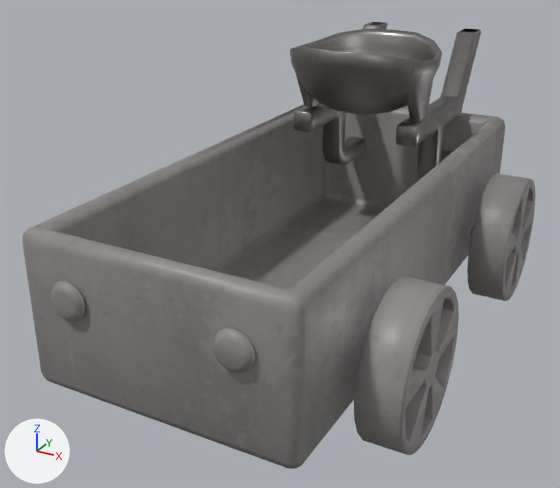
An edit to the FBX model Kart Proj/Assets/Characters/Ben/Both/BenCar.fbx, drawn before and after from the same camera.
Rendered twice from a camera (50 mm lens) standing at (1.2, -2.38, 1.41) and looking at (-0.09, -0.03, 0.24). Lighting does not change. The marker at lower left points along +X, +Y and +Z. Vertices at the same position are counted once.

The first picture shows 'Carro'.
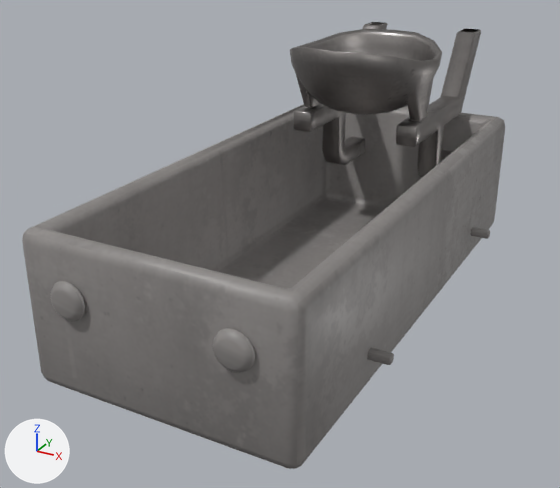
Commit message: Ben car without Wheels

What differs and where, as boxes [x1, y1, x2, y2] in the pictures (560 x 488 px; the box of a moved part takes in the faces that stretch with it):
'Carro', reshaped (6% narrower)
    before: [22, 22, 536, 469]
    after: [22, 22, 505, 469]
part 1 of me_cube_002, deleted
    before: [354, 277, 459, 455]
part 2 of me_cube_002, deleted
    before: [467, 174, 536, 301]
part 3 of me_cube_002, moved or reshaped (not visible before)
    after: [367, 347, 394, 365]
part 4 of me_cube_002, moved or reshaped (not visible before)
    after: [471, 227, 490, 239]

The change in detail:
me_cube_002 is used by ob_carro; location (0.0, 0.0, 0.0).
me_cube_002 had 2531 vertices, 2552 faces and spanned x -0.66..0.66, y -0.97..1.19, z -0.09..0.93.
me_cube_002 now has 1199 vertices, 1148 faces and spans x -0.53..0.53, y -0.97..1.19, z 0.03..0.93.
me_cube_002 part 1: the loose piece of 333 vertices spanning x 0.52..0.66, y -0.73..-0.23, z -0.09..0.42 is deleted.
me_cube_002 part 2: the loose piece of 333 vertices spanning x 0.52..0.66, y 0.36..0.86, z -0.09..0.42 is deleted.
Part 3, on me_cube_002:
26 faces are deleted.
26 new faces join them.
Part 4, on me_cube_002:
26 faces are deleted.
26 new faces join them.
